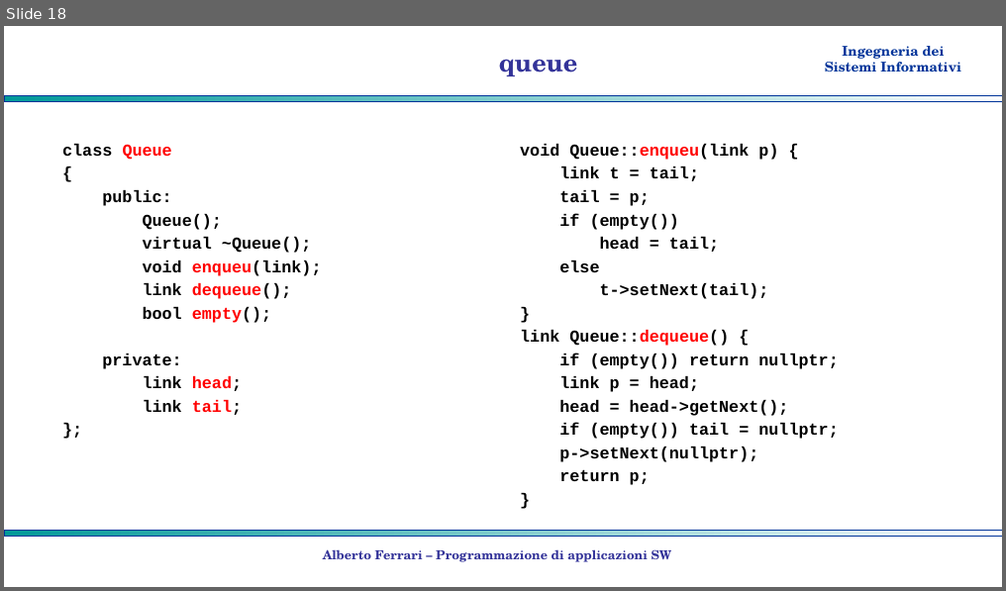
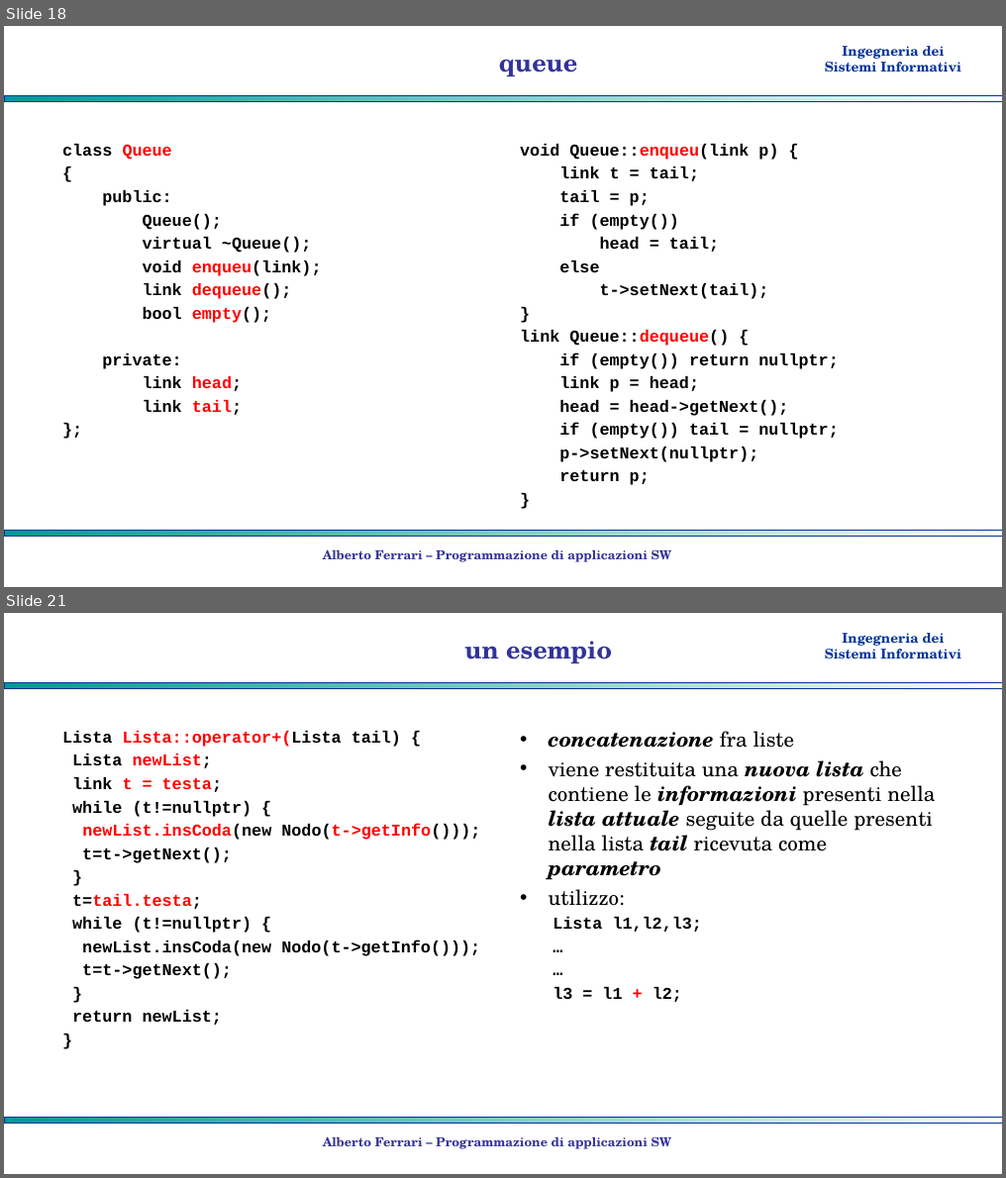
Before and after one commit to albertoferrari/pasw, a slide deck: lezioni/PASW06 - strutture lineari.pptx. Shown one above the other, each under a label of ours: slide 18 before the commit, slides 18 and 21 after it; the slides between them are not shown. The pictures are 1006x591 and 1006x1178 pixels, drawn with LibreOffice and Linux fonts; fonts in the diff are those of the drawing; background and template pictures are left out. Boxes give left, top, right and bottom in pixels: in the first picture for what was removed or moved away, otherwise in the second. Text is boxed around its words. In the diff, an @@ line names an element or a change of style, - is before the commit and + after.

```diff
--- a/lezioni/PASW06 - strutture lineari.pptx
+++ b/lezioni/PASW06 - strutture lineari.pptx
@@ slide 21 added at box(4, 613, 1002, 1174), background #FFFFFF; not listed: 3 template elements that a slide beside it also shows @@
@@ title added at box(464, 641, 612, 663), 24 pt, text #333399, bold @@
+un esempio
@@ text added at box(62, 731, 480, 1025), 16 pt, text #000000, bold @@
+Lista Lista::operator+(Lista tail) {
+Lista newList;
+link t = testa;
+while (t!=nullptr) {
+newList.insCoda(new Nodo(t->getInfo()));
+t=t->getNext();
+}
+t=tail.testa;
+while (t!=nullptr) {
+newList.insCoda(new Nodo(t->getInfo()));
+t=t->getNext();
+}
+return newList;
+}
@@ text added at box(548, 731, 935, 1002), 20 pt, text #000000 @@
+• concatenazione fra liste
+• viene restituita una nuova lista che contiene le informazioni presenti nella lista attuale seguite da quelle presenti nella lista tail ricevuta come parametro
+• utilizzo:
+  Lista l1,l2,l3;
+  …
+  …
+  l3 = l1 + l2;
@@ text added at box(323, 1137, 672, 1150), 12 pt, text #333399, bold @@
+Alberto Ferrari – Programmazione di applicazioni SW
```
Also in this commit, not shown: 5 other slides added, 1 other file.
